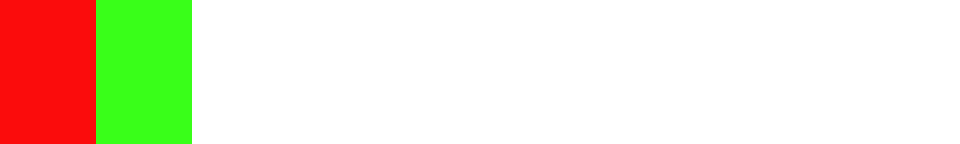
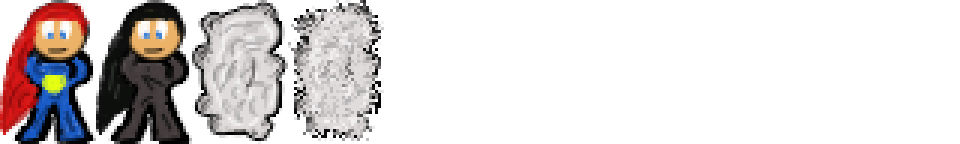
Revision of a layered 960 × 144 image; what changed, layer by layer:
added layer "cloak copy" above "cloak" over left=288, top=0, right=384, bottom=141
added layer "cloak" above "idle" over left=192, top=0, right=288, bottom=144
renamed "cloaked" to "Layer 2", painted on it over left=96, top=0, right=192, bottom=144
renamed "normal" to "Layer 1", painted on it over left=0, top=0, right=123, bottom=144
